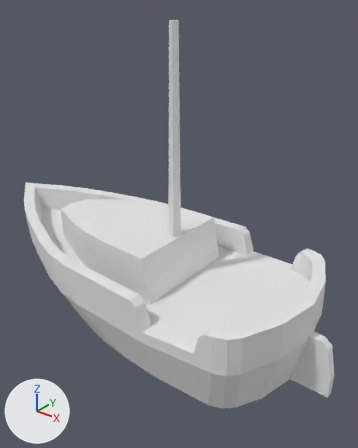
A saved change to the glTF model src/resources/level_assets/boat.glb.
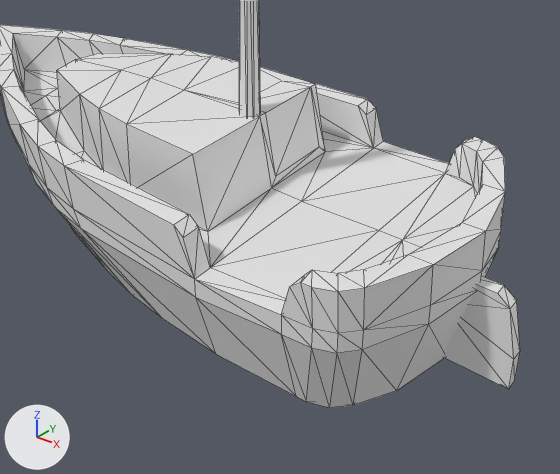
Old and new are each drawn whole from a camera (50 mm lens) standing at (6.07, -7.44, 5.96) and looking at (-0.1, 0.27, 1.17) and again close up on the part from 8% to 100% of the width and 37% to 100% of the height. Every picture has the same lights, and +X, +Y and +Z are marked at lower left. The close-ups show mesh edges as thin lines. Vertices at the same position are counted once.

Before the edit, the objects in view are built like this:
```python
me_cube_008 = bpy.data.meshes.new('Cube.008')
me_cube_008.from_pydata(...)  # 239 vertices, 466 faces; spans x -5.34..3.84, y -2.01..2.01, z -1.25..5.36
ob_boat = bpy.data.objects.new('boat', me_cube_008)
ob_boat.location = (0.0, 0.0, 0.0)
```
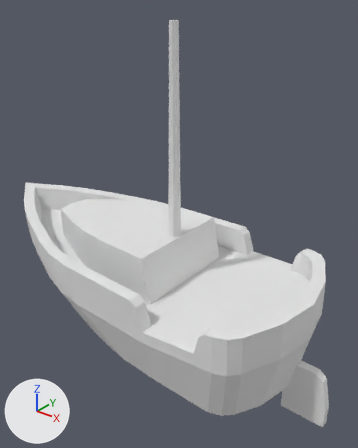
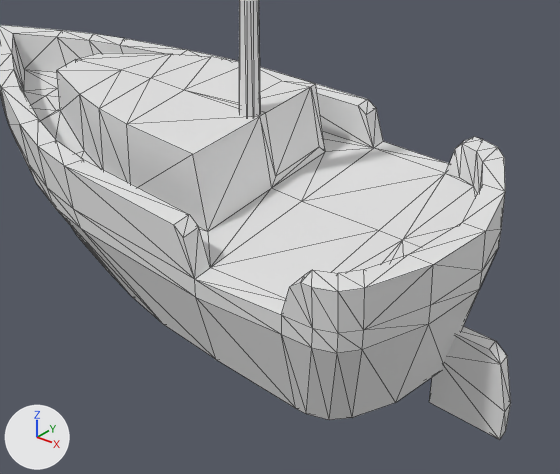
Where the change shows, as pixel boxes [x1, y1, x2, y2] in the close-ups (560 x 474 px; the box of a moved part takes in the faces that stretch with it):
'boat', reshaped: before [0, 0, 520, 408]; after [0, 0, 511, 440]
part 1 of me_cube_008, moved or reshaped: before [444, 277, 520, 389]; after [429, 326, 511, 440]
part 2 of me_cube_008, built on: before [56, 209, 474, 408]; after [56, 209, 479, 420]

Patch to the scene script:
```diff
--- a/src/resources/level_assets/boat.glb.py
+++ b/src/resources/level_assets/boat.glb.py
@@ me_cube_008 @@
 # used by ob_boat; location = (0.0, 0.0, 0.0)
-me_cube_008.from_pydata(...)  # 239 vertices, 466 faces; spans x -5.34..3.84, y -2.01..2.01, z -1.25..5.36
+me_cube_008.from_pydata(...)  # 265 vertices, 518 faces; spans x -5.34..3.84, y -2.01..2.01, z -2.22..5.36
+# me_cube_008 part 1: the loose piece of 14 vertices spanning x 2.92..3.84, y -0.09..0.09, z -1.2..0.02 is moved by (0.0, 0.0, -0.79)
+# me_cube_008 part 2
+# 7 vertices are removed from x -1.38..3.03, y 0.0..0.85, z -1.25
+# 36 faces are deleted
+# 9 vertices in x 2.0..2.84, y -1.64..1.64, z -1.25 move by (0.0, 0.0, -0.18)
+# 4 vertices in x -0.09..0.85, y -1.69..1.69, z -1.25 move by (0.0, 0.0, -0.09)
+# 3 vertices move from x -0.74, y -1.56..1.56, z -1.25 to x -0.74, y -1.56..1.56, z -2.02..-1.28
+# 33 vertices are added at x -2.02..3.03, y -0.6..0.85, z -2.22..-1.43
+# 88 new faces join them
```
